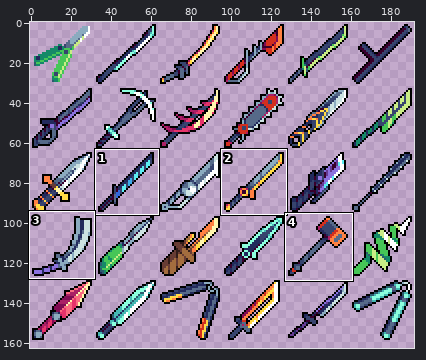
Sprite sheet: Assets/Images/Weapons/weapons.png. The picture above shows the old version from afar; the outline marks the close-up.
Close-up. First the earlier version:
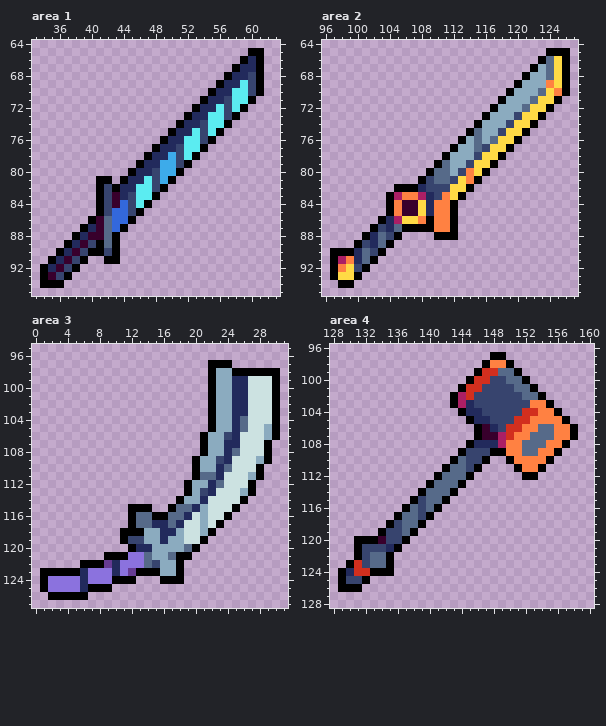
The file is 192x192 pixels. Colours within 5 levels of each other are drawn and written as one. Shown: area 1: x 33..63, y 64..95; area 2: x 96..127, y 64..95; area 3: x 0..31, y 95..127; area 4: x 128..160, y 96..128. The wide view leaves out empty margins. The commit also changed other parts of the picture, which this record leaves out.
The same view after the edit:
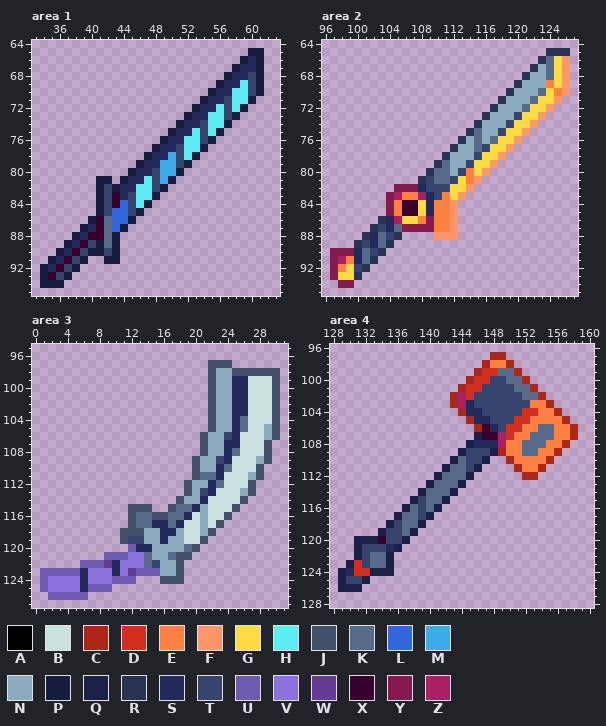
Palette (. is transparent): A #000000  B #cce2e1  C #ad2719  D #d22f1e  E #ff8142  F #ff956b  G #ffda45  H #5becf1  J #425169  K #566a89  L #3368dc  M #3dabea  N #8babbf  P #171d3f  Q #1a2046  R #293353  S #222a5c  T #37446e  U #6f5bb2  V #8b72de  W #663b93  X #38002c  Y #871850  Z #ab1f65
Changes in this commit:
Area 1:
y 65: x 60..61 AA -> PP
y 66: x 59 A -> P; x 61 A -> P
y 67: x 58 A -> P; x 61 A -> P
y 68: x 57 A -> P; x 61 A -> P
y 69: x 56 A -> P; x 61 A -> P
y 70: x 55 A -> P; x 61 A -> P
y 71: x 54 A -> P; x 60 A -> P
y 72: x 53 A -> P; x 59 A -> P
y 73: x 52 A -> P; x 58 A -> P
y 74: x 51 A -> P; x 57 A -> P
y 75: x 50 A -> P; x 56 A -> P
y 76: x 49 A -> P; x 55 A -> P
y 77: x 48 A -> P; x 54 A -> P
y 78: x 47 A -> P; x 53 A -> P
y 79: x 46 A -> P; x 52 A -> P
y 80: x 45 A -> P; x 51 A -> P
y 81: x 41..42 AA -> PP; x 44 A -> P; x 50 A -> P
y 82: x 41 A -> P; x 43 A -> P; x 49 A -> P
y 83: x 41 A -> P; x 48 A -> P
y 84: x 41 A -> P; x 47 A -> P
y 85: x 41 A -> P; x 46 A -> P
y 86: x 40 A -> P; x 45 A -> P
y 87: x 39 A -> P; x 44 A -> P
y 88: x 38 A -> P; x 43 A -> P
y 89: x 37 A -> P; x 41 A -> P; x 43 A -> P
y 90: x 36 A -> P; x 40..41 AA -> PP; x 43 A -> P
y 91: x 35 A -> P; x 39 A -> P; x 42..43 AA -> PP
y 92: x 34 A -> P; x 38 A -> P
y 93: x 34 A -> P; x 37 A -> P
y 94: x 34..36 AAA -> PPP
Area 2:
y 65: x 124..126 AAA -> RRR
y 66: x 123 A -> R; x 126 A -> F
y 67: x 122 A -> R; x 126 A -> F
y 68: x 121 A -> R; x 126 A -> F
y 69: x 120 A -> R; x 126 A -> F
y 70: x 119 A -> R; x 126 A -> F
y 71: x 118 A -> R; x 125 A -> F
y 72: x 117 A -> R; x 124 A -> F
y 73: x 116 A -> R; x 123 A -> F
y 74: x 115 A -> R; x 122 A -> F
y 75: x 114 A -> R; x 121 A -> F
y 76: x 113 A -> R; x 120 A -> F
y 77: x 112 A -> R; x 119 A -> F
y 78: x 111 A -> R; x 118 A -> F
y 79: x 110 A -> R; x 117 A -> F
y 80: x 109 A -> R; x 116 A -> F
y 81: x 108 A -> R; x 115 A -> F
y 82: x 105..107 AAA -> YYY; x 114 A -> F
y 83: x 104 A -> Y; x 113 A -> F
y 84..85: x 104 A -> Y; x 112 A -> F
y 86: x 103 A -> R; x 109 A -> Y; x 112 A -> F
y 87: x 102 A -> R; x 106..109 AAAA -> YYYY; x 112 A -> F
y 88: x 101 A -> R; x 105 A -> R; x 110..112 AAA -> FFF
y 89: x 100 A -> R; x 104 A -> R
y 90: x 97..99 AAA -> YYY; x 103 A -> R
y 91: x 97 A -> Y; x 102 A -> R
y 92: x 97 A -> Y; x 101 A -> R
y 93: x 97 A -> Y; x 100 A -> R
y 94: x 98..99 AA -> YY
Area 3:
y 97: x 22..24 AAA -> JJJ
y 98: x 22 A -> J; x 25..30 AAAAAA -> JJJJJJ
y 99..105: x 22 A -> J; x 30 A -> J
y 106: x 21 A -> J; x 30 A -> J
y 107..108: x 21 A -> J; x 29 A -> J
y 109: x 20 A -> J; x 29 A -> J
y 110..111: x 20 A -> J; x 28 A -> J
y 112..113: x 19 A -> J; x 27 A -> J
y 114: x 18 A -> J; x 26 A -> J
y 115: x 12..14 AAA -> JJJ; x 17 A -> J; x 25 A -> J
y 116: x 12 A -> J; x 15..16 AA -> JJ; x 24 A -> J
y 117: x 12 A -> J; x 23 A -> J
y 118: x 11..13 AAA -> JJJ; x 22 A -> J
y 119: x 11 A -> J; x 21 A -> J
y 120: x 12 A -> U; x 20 A -> J
y 121: x 9..11 AAA -> UUU; x 18..19 AA -> JJ
y 122: x 6..8 AAA -> UUU; x 18 A -> J
y 123: x 1..5 AAAAA -> UUUUU; x 13..15 AAA -> UUU; x 18 A -> J
y 124: x 1 A -> U; x 10..12 AAA -> UUU; x 16..18 AAA -> JJJ
y 125: x 1 A -> U; x 7..9 AAA -> UUU
y 126: x 2..6 AAAAA -> UUUUU
Area 4:
y 97: x 148..149 AA -> CC
y 98: x 147 A -> C; x 150 A -> C
y 99: x 146 A -> C; x 151 A -> C
y 100: x 145 A -> C; x 152 A -> C
y 101: x 144 A -> C; x 153 A -> C
y 102: x 143 A -> C; x 154 A -> C
y 103: x 143 A -> C; x 155 A -> C
y 104: x 144 A -> C; x 156 A -> C
y 105: x 145 A -> C; x 157 A -> C
y 106: x 146 A -> C; x 158 A -> C
y 107: x 146 A -> Q; x 158 A -> C
y 108: x 145 A -> Q; x 157 A -> C
y 109: x 144 A -> Q; x 148..149 AA -> QC; x 156 A -> C
y 110: x 143 A -> Q; x 147 A -> Q; x 150 A -> C; x 155 A -> C
y 111: x 142 A -> Q; x 146 A -> Q; x 151 A -> C; x 154 A -> C
y 112: x 141 A -> Q; x 145 A -> Q; x 152..153 AA -> CC
y 113: x 140 A -> Q; x 144 A -> Q
y 114: x 139 A -> Q; x 143 A -> Q
y 115: x 138 A -> Q; x 142 A -> Q
y 116: x 137 A -> Q; x 141 A -> Q
y 117: x 136 A -> Q; x 140 A -> Q
y 118: x 135 A -> Q; x 139 A -> Q
y 119: x 134 A -> Q; x 138 A -> Q
y 120: x 131..133 AAA -> QQQ; x 137 A -> Q
y 121: x 131 A -> Q; x 136 A -> Q
y 122: x 131 A -> Q; x 135 A -> Q
y 123: x 130 A -> Q; x 135 A -> Q
y 124: x 129 A -> Q; x 133..135 AAA -> QQQ
y 125: x 129 A -> Q; x 132 A -> Q
y 126: x 129..131 AAA -> QQQ
